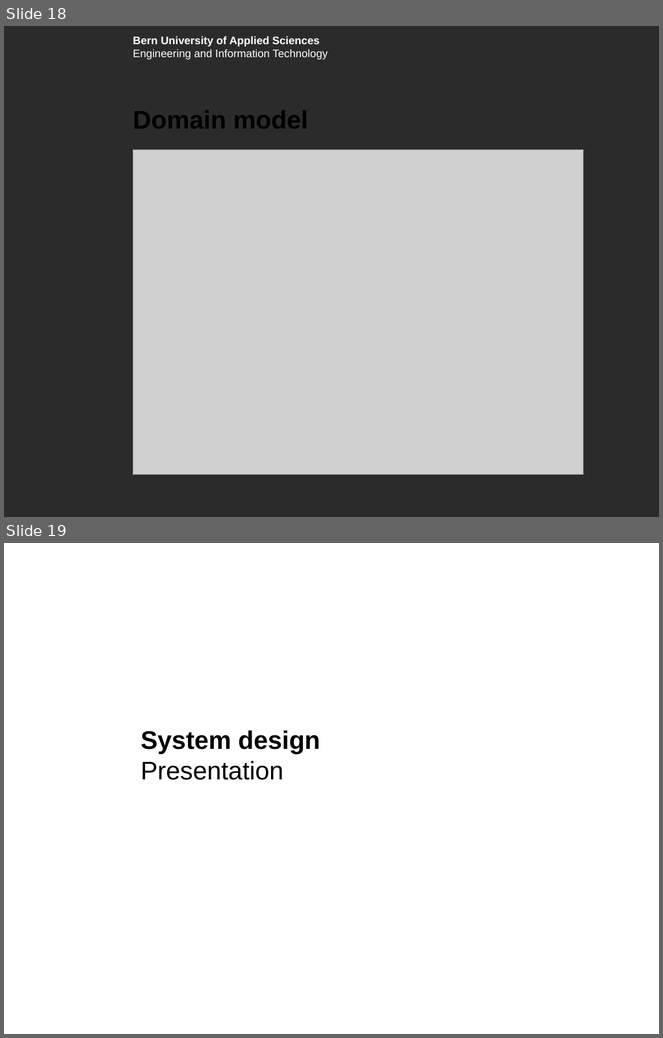
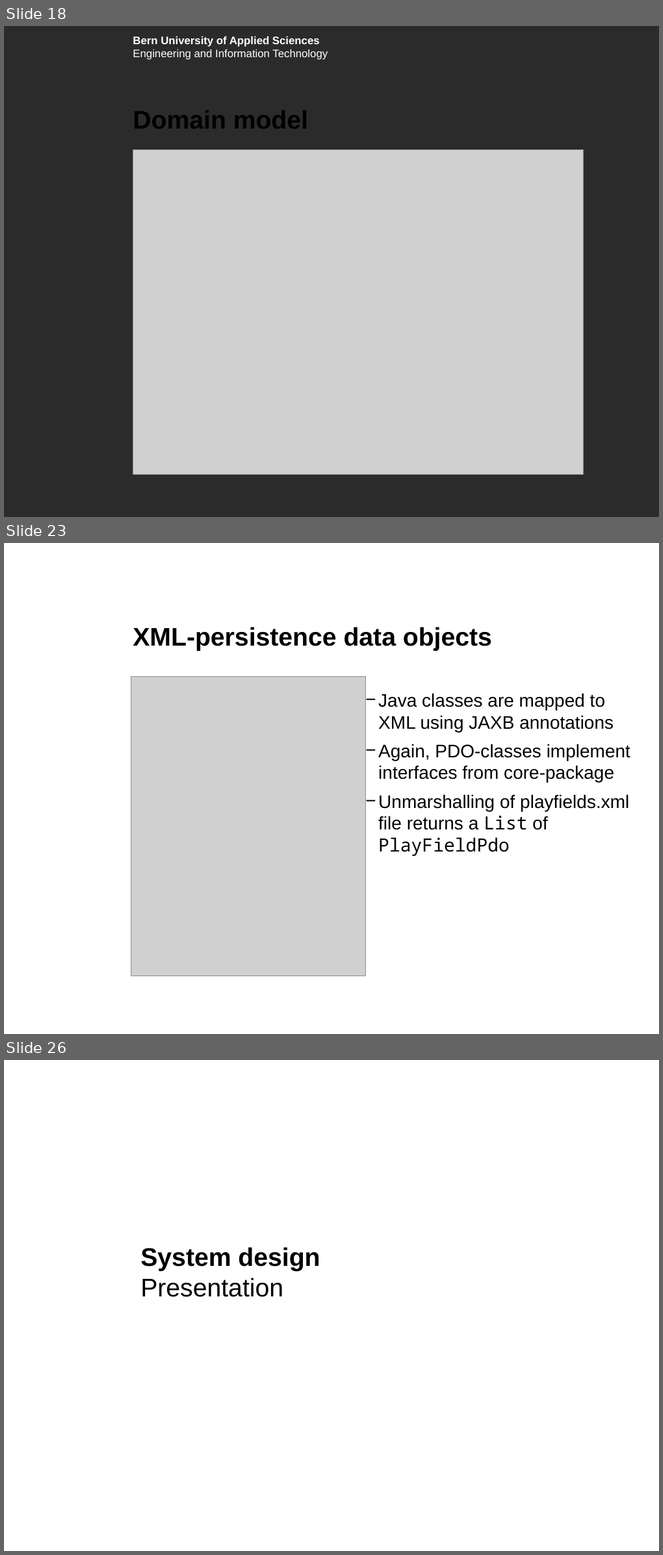
Before and after one commit to boskoop/comet-pinball, a slide deck: doc/presentation/presentation.pptx. Shown one above the other, each under a label of ours: slides 18 and 19 before the commit, slides 18, 23 and 26 after it; the slides between them are not shown. The pictures are 663x1038 and 663x1555 pixels, drawn with LibreOffice and Linux fonts; fonts in the diff are those of the drawing; grey boxes stand for pictures; background and template pictures are left out; a plain dark background stands for a picture behind light text. Boxes give left, top, right and bottom in pixels: in the first picture for what was removed or moved away, otherwise in the second. Text is boxed around its words. In the diff, an @@ line names an element or a change of style, - is before the commit and + after.

Commit message:
presentation update

```diff
--- a/doc/presentation/presentation.pptx
+++ b/doc/presentation/presentation.pptx
@@ slide 23 added at (4, 543, 659, 1034), background picture (left out); not listed: 1 template element that a slide beside it also shows @@
@@ title added at (133, 627, 492, 651), 28 pt, text #000000, bold @@
+XML-persistence data objects
@@ picture added at (131, 677, 365, 976) @@
@@ text added at (378, 693, 631, 856), 20 pt, text #000000 @@
+    − Java classes are mapped to XML using JAXB annotations
+    − Again, PDO-classes implement interfaces from core-package
+    − Unmarshalling of playfields.xml file returns a List of PlayFieldPdo
@@ what was slide 19 is now slide 26 @@
```
Also in this commit, not shown: 1 slide changed, 6 other slides added, 1 other file.
